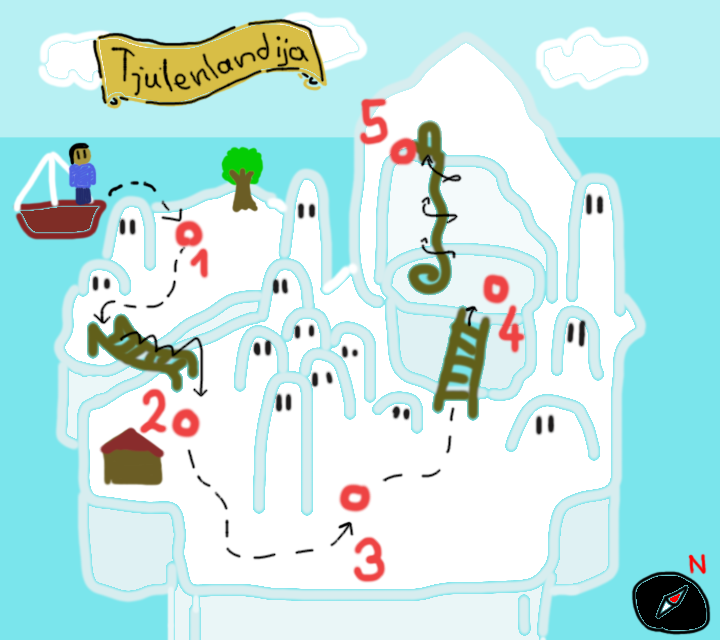
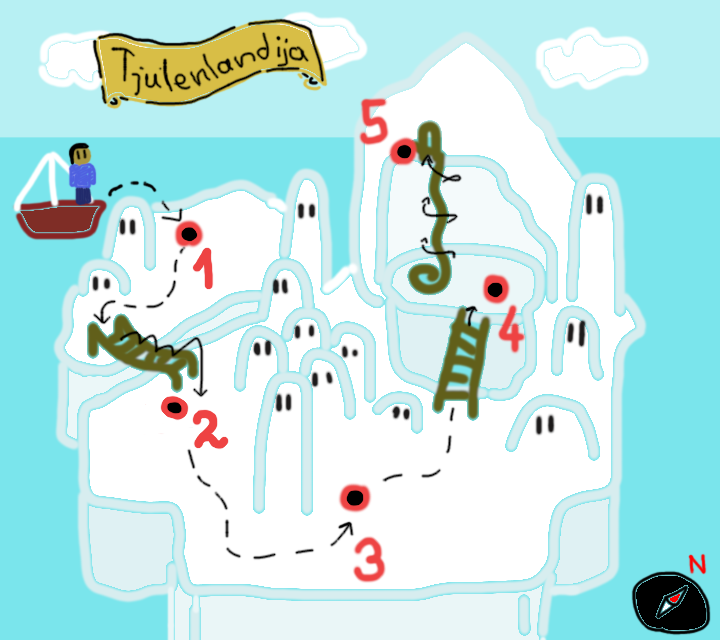
The second w=720, h=640 image is a revision of the first. Changes to its layers:
hid "drevo" over [221, 146, 264, 214]
hid "farma" over [99, 426, 166, 487]
painted on "otok" over [138, 144, 504, 507]
